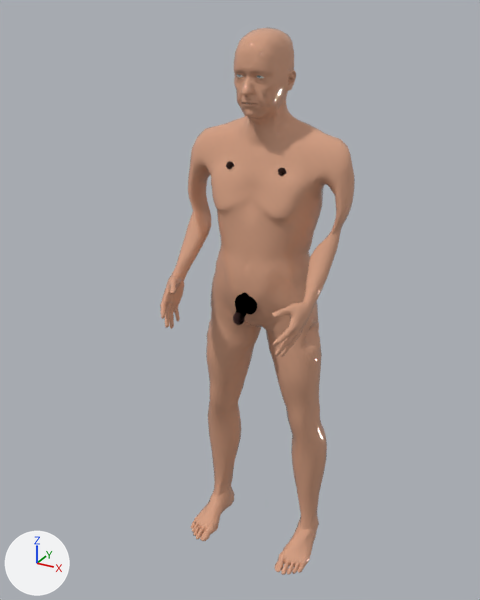
Renders of the glTF model public/bodymap3d/v3/real-human/body-hochbetagt-maennlich-real-v3.glb from each side of a commit.
Both versions are drawn from a 50 mm lens placed at (0.798, -1.52, 1.634), pointed at (-0.044, 0.012, 0.868). Arrows for +X, +Y and +Z are at lower left; the lights stay in place. The first picture is the older version. Vertices at exactly the same position are counted once.

Objects in the first picture: 'real-human-body', 'real-human-scrotum-right' and 3 more.
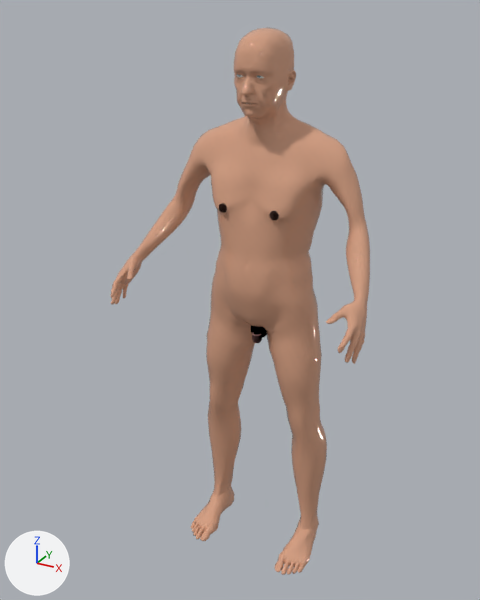
Where the change shows, as pixel boxes [x1, y1, x2, y2] in the pictures (480 x 600 px; the box of a moved part takes in the faces that stretch with it):
```json
{"object": "real-human-body", "change": "reshaped", "before": [160, 27, 355, 575], "after": [111, 27, 370, 575], "on screen": "33% wider"}
{"object": "real-human-scrotum-right", "change": "moved, rescaled", "before": [247, 296, 257, 315], "after": [260, 327, 267, 338]}
{"part": 1, "of": "me_real_human_body", "change": "moved or reshaped", "before": [160, 126, 216, 329], "after": [111, 126, 219, 324]}
{"part": 2, "of": "me_real_human_body", "change": "moved or reshaped", "before": [272, 135, 355, 357], "after": [304, 135, 370, 364]}
```

Edits to the scene script, one JSON object a line:
```json
{"block": "me_real_human_body", "where": "# used by ob_real_human_body; location = (0.0, 0.0, 0.0)"}
{"op": "remove", "block": "me_real_human_body", "code": "me_real_human_body.from_pydata(...)  # 13380 vertices, 26756 faces; spans x -0.25..0.25, y -0.2..0.2, z 0.0..1.59"}
{"op": "add", "block": "me_real_human_body", "code": "me_real_human_body.from_pydata(...)  # 13380 vertices, 26756 faces; spans x -0.37..0.37, y -0.2..0.2, z 0.0..1.59"}
{"block": "me_real_human_body", "change": "me_real_human_body part 1: 2038 of 13380 vertices moved; they spanned x -0.25..-0.14, y -0.2..0.13, z 0.77..1.33 and now span x -0.37..-0.16, y -0.2..0.13, z 0.77..1.32; mean shift (-0.15, 0.0, 0.03); largest move (-0.17, -0.15, 0.82) -> (-0.36, -0.15, 0.85)"}
{"block": "me_real_human_body", "change": "me_real_human_body part 2: 2038 of 13380 vertices moved; they spanned x 0.14..0.25, y -0.2..0.13, z 0.77..1.33 and now span x 0.16..0.37, y -0.2..0.13, z 0.77..1.32; mean shift (0.15, 0.0, 0.03); largest move (0.17, -0.15, 0.82) -> (0.36, -0.15, 0.85)"}
{"block": "me_real_human_scrotum_right", "where": "# used by ob_real_human_scrotum_right; location = (0.0, 0.0, 0.0)"}
{"op": "remove", "block": "me_real_human_scrotum_right", "code": "me_real_human_scrotum_right.from_pydata(...)  # 288 vertices, 572 faces; spans x -0.0062..0.0328, y -0.0524..-0.0155, z 0.8549..0.9099"}
{"op": "add", "block": "me_real_human_scrotum_right", "code": "me_real_human_scrotum_right.from_pydata(...)  # 288 vertices, 572 faces; spans x -0.0049..0.0271, y 0.0343..0.0642, z 0.7458..0.7937"}
{"block": "me_real_human_scrotum_right", "change": "me_real_human_scrotum_right part 3: the whole mesh is scaled about its middle by (0.818, 0.81, 0.871), then moved by (-0.0022, 0.0832, -0.1126)"}
```
